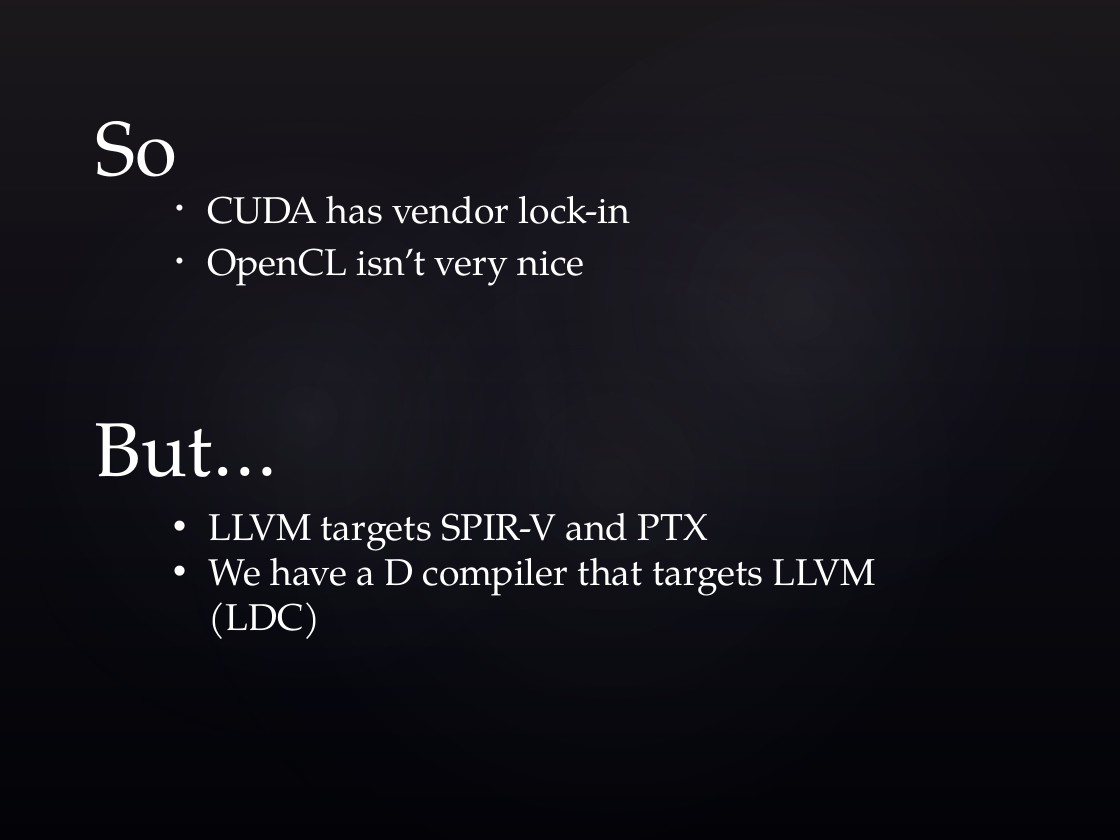
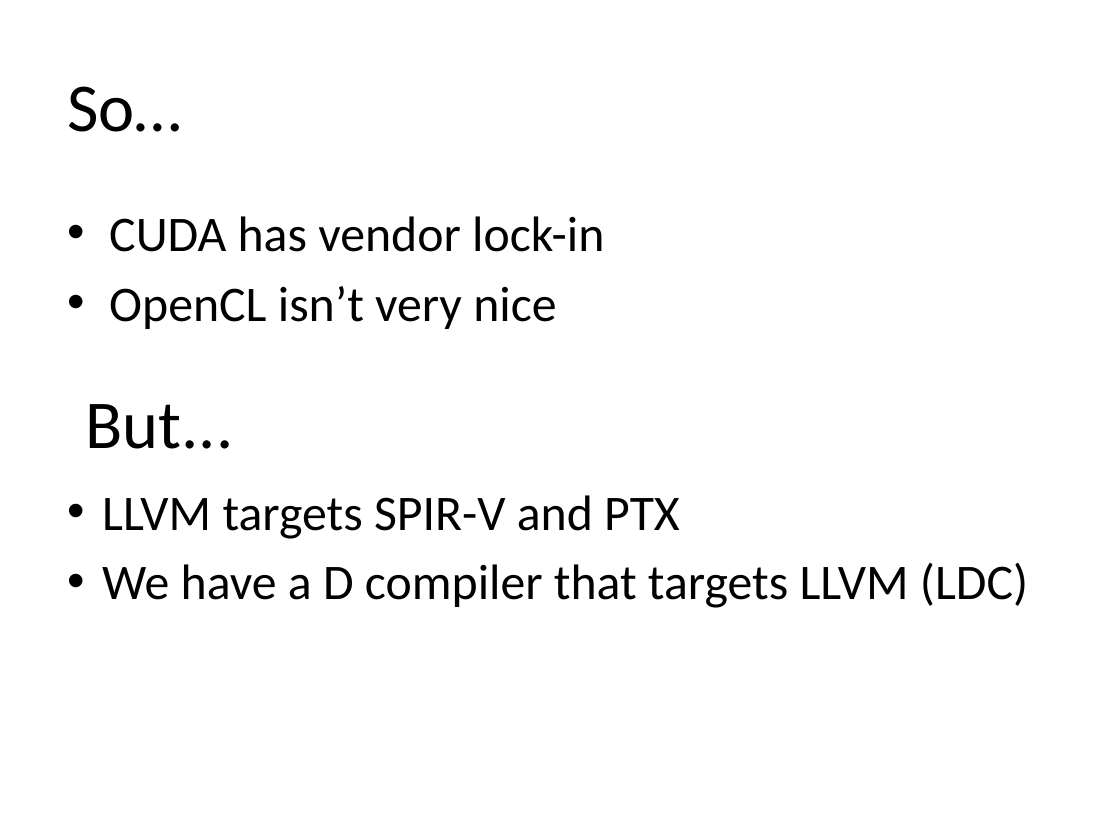
Before and after one commit to dlang/dconf.org, a slide deck: slide 7 of 2017/talks/wilson.pptx (slide 6 before the commit). Drawn at 1120x840 pixels with LibreOffice and Linux fonts; fonts in the diff are those of the drawing; background and template pictures are left out. Boxes give left, top, right and bottom in pixels: in the first picture for what was removed or moved away, otherwise in the second. Text is boxed around its words. In the diff, an @@ line names an element or a change of style, - is before the commit and + after.

```diff
--- a/2017/talks/wilson.pptx
+++ b/2017/talks/wilson.pptx
@@ background picture (left out) to #FFFFFF @@
@@ rectangle removed at bbox=[0, 0, 1120, 840] @@
@@ ellipse removed at bbox=[0, 0, 696, 840] @@
@@ ellipse removed at bbox=[51, 0, 1120, 840] @@
@@ ellipse removed at bbox=[307, 0, 1120, 761] @@
@@ title "So…" at bbox=[67, 86, 182, 132]: vertical alignment bottom to middle @@
@@ title at bbox=[67, 86, 182, 132]: text changed; size 49 to 44 pt; font TeX Gyre Pagella to Calibri; text colour #FFFFFF to #000000 @@
-So
+So…
@@ text "CUDA has vendor lock-in": place and size @@
-text "CUDA has vendor lock-in" at bbox=[207, 196, 630, 286]
+text "CUDA has vendor lock-in" at bbox=[102, 216, 1028, 608]
@@ text "CUDA has vendor lock-in" at bbox=[102, 216, 1028, 608]: vertical alignment middle to top @@
@@ text at bbox=[109, 216, 604, 329]: size 24 to 32 pt, font TeX Gyre Pagella to Calibri, text colour #FFFFFF to #000000 in "CUDA has vendor lock-in", "OpenCL isn’t very nice"; indent changed; more space between paragraphs @@
@@ text "But..." at bbox=[86, 404, 234, 449]: vertical alignment top to middle @@
@@ text at bbox=[86, 404, 234, 449]: text changed; size 49 to 44 pt; font TeX Gyre Pagella to Calibri; text colour #FFFFFF to #000000 @@
-But…
+But...
@@ text at bbox=[102, 495, 1028, 608]: paragraphs added @@
+• LLVM targets SPIR-V and PTX
+• We have a D compiler that targets LLVM (LDC)
@@ text removed at bbox=[208, 513, 876, 639] @@
-• LLVM targets SPIR-V and PTX
-• We have a D compiler that targets LLVM (LDC)
```
Also in this commit, not shown: 21 other slides changed, 3 slides added, 7 slides removed, 1 other file.
